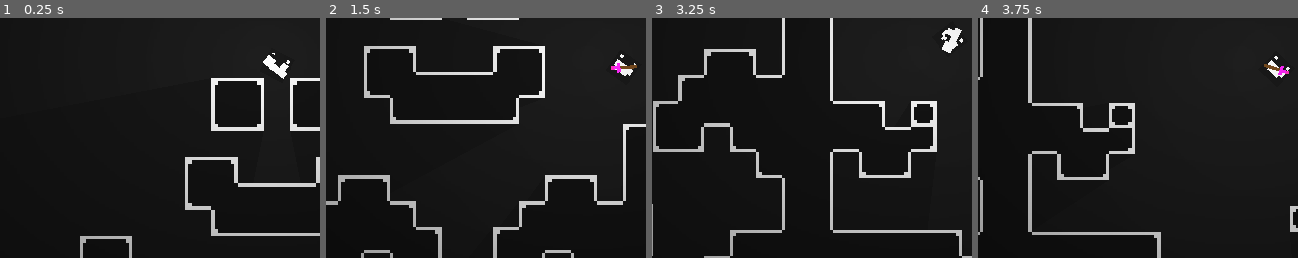
Above: before the commit, frames 1-4 (left to right).
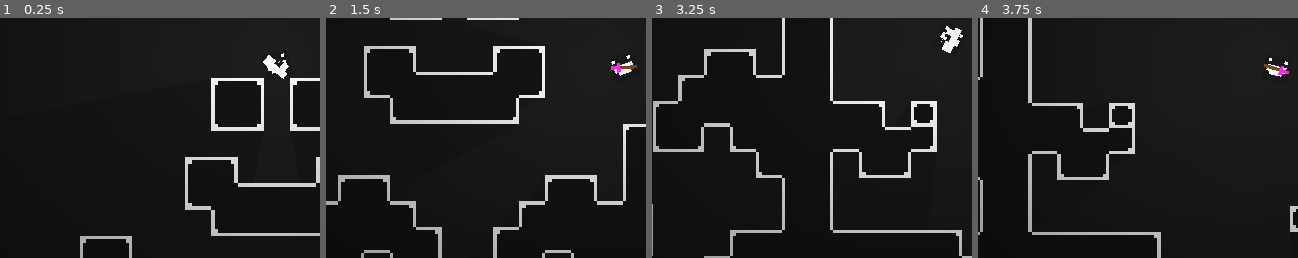
Above: after the commit, the same moments.

Repository: dranik544/shooto-mania
Game: Godot game, scene res://scenes/main.tscn
The game is run twice, just before and just after one commit, with the same random seed, the same clock (stepped at 60 frames per second) and the same inputs.
Inputs (mouse positions are % of the whole screen's width and height, from its top left):
- Up to frame 1 (0.25 s): no input
- Up to frame 2 (1.5 s): move the mouse to (72, 45) at 0.52 s; press the mouse at (72, 45) at 0.53 s; hold D (RIGHT) from 0.53 s (still down); tap Space (JUMP) at 0.77 s; move the mouse to (30, 55) at 1.27 s; release the mouse at (30, 55) at 1.28 s; tap Mouse wheel down (NEXT SELECT WEAPON) at 1.35 s
- Up to frame 3 (3.25 s): tap Space (JUMP) at 1.52, 3.02 s; move the mouse to (60, 28) at 2.02 s; release D (RIGHT) at 2.03 s; hold A (LEFT) 2.03-2.78 s; hold Mouse wheel up (PREV SELECT WEAPON) 2.03-2.78 s; move the mouse to (45, 70) at 2.77 s; hold D (RIGHT) from 2.78 s (still down); click (45, 70) at 2.85 s
- Up to frame 4 (3.75 s): keep holding D (RIGHT); move the mouse to (80, 65) at 3.52 s; hold Mouse wheel down (NEXT SELECT WEAPON) from 3.53 s (still down)
The pictures show only the part of the screen within x 7-57%, y 42-92%; the shares and areas given below are measured in that part.

The runs differ from the first frame. In frame 1, less than 0.1% of the frame differs, in the area x 83-91%, y 14-24%; in frame 2, 0.2%, in the area x 89-97%, y 15-25%; in frame 3, less than 0.1%; in frame 4, 0.1%.

Commit message:
что-то изменил хз что

Diff:
--- /dev/null
+++ b/network.gd
@@ -0,0 +1,2 @@
+# Network.gd
+extends Node
--- a/project.godot
+++ b/project.godot
@@ -20,6 +20,7 @@
 [autoload]
 
 Global="*res://global.gd"
+Network="*res://network.gd"
 
 [display]
 
--- a/scenes/player.gd
+++ b/scenes/player.gd
@@ -19,10 +19,10 @@
 
 
 func _process(delta):
-	if abs(velocity.y) > 5.0:
-		sprite.rotation += abs(velocity.y * 0.001)
+	if !is_on_floor():
+		sprite.rotation_degrees += (velocity.y if velocity.x < 0 else -velocity.y) * 2 * delta
 	else:
-		sprite.rotation = lerp(rotation, 0.0, 5 * delta)
+		sprite.rotation_degrees = lerp(sprite.rotation_degrees, 0, 20 * delta)
 
 func _physics_process(delta: float) -> void:
 	var input_direction: float = 0.0
@@ -48,7 +48,6 @@
 		),
 		1.0, 5.0
 	)
-	print(moveSpeedMod)
 
 	velocity = move_and_slide(velocity, Vector2.UP)
 
